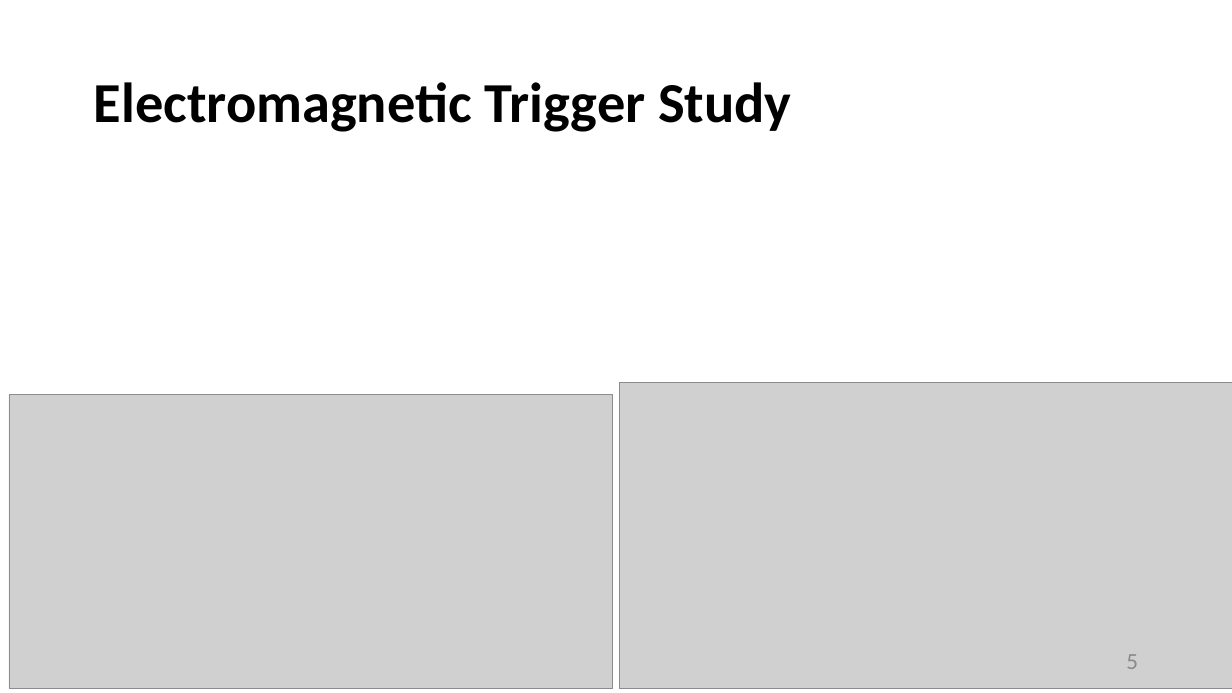
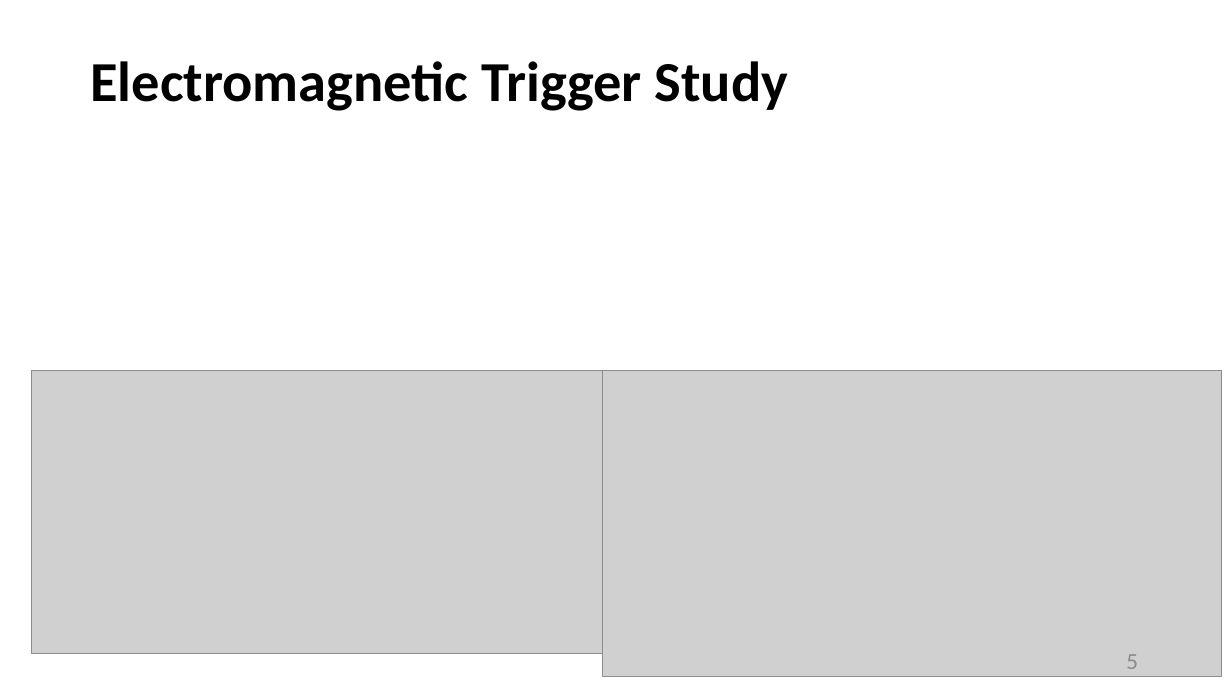
Before and after one commit to spemmaraju5/MSc-Physics-Monash-University, a slide deck: slide 5 of Research_Project/Analysis Proposal for Bd_Ksta0gg.pptx. Drawn at 1232x693 pixels with LibreOffice and Linux fonts; fonts in the diff are those of the drawing; grey boxes stand for pictures. Boxes give left, top, right and bottom in pixels: in the first picture for what was removed or moved away, otherwise in the second. Text is boxed around its words. In the diff, an @@ line names an element or a change of style, - is before the commit and + after.

```diff
--- a/Research_Project/Analysis Proposal for Bd_Ksta0gg.pptx
+++ b/Research_Project/Analysis Proposal for Bd_Ksta0gg.pptx
@@ title "Electromagnetic Trigger Study": place and size @@
-title "Electromagnetic Trigger Study" at [94, 82, 791, 132]
+title "Electromagnetic Trigger Study" at [90, 61, 788, 111]
@@ picture: place and size @@
-picture at [9, 395, 613, 689]
+picture at [31, 370, 613, 653]
@@ picture: place and size @@
-picture at [620, 382, 1232, 689]
+picture at [603, 370, 1221, 677]
```
Also in this commit, not shown: 16 other files.
